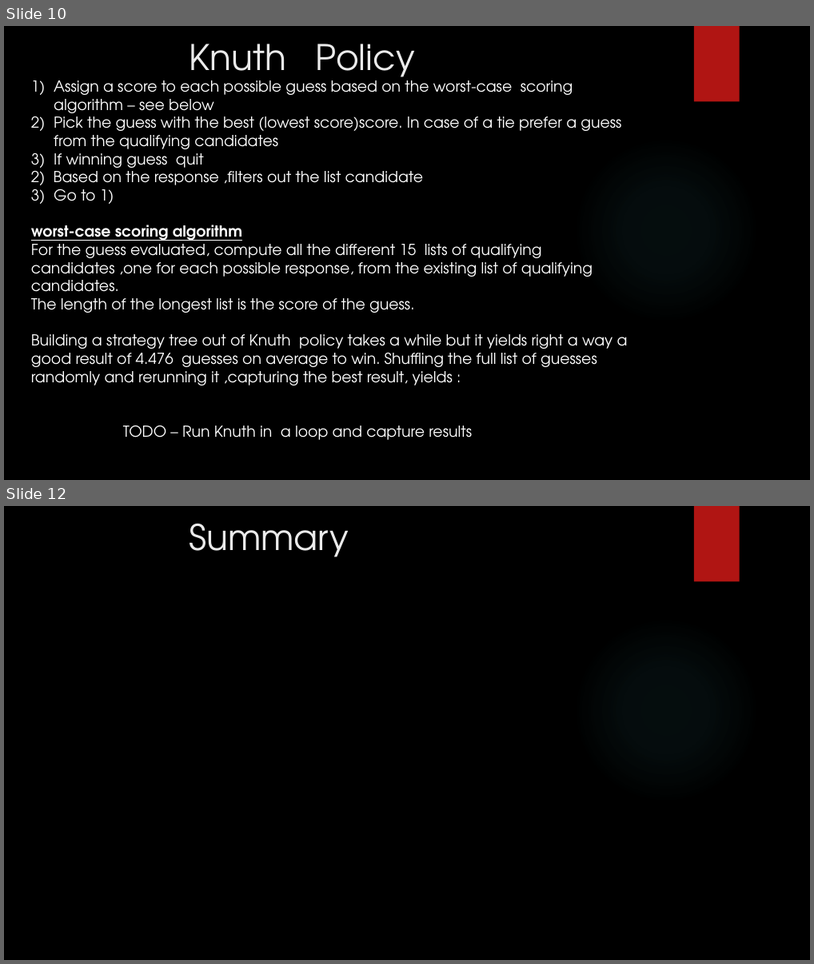
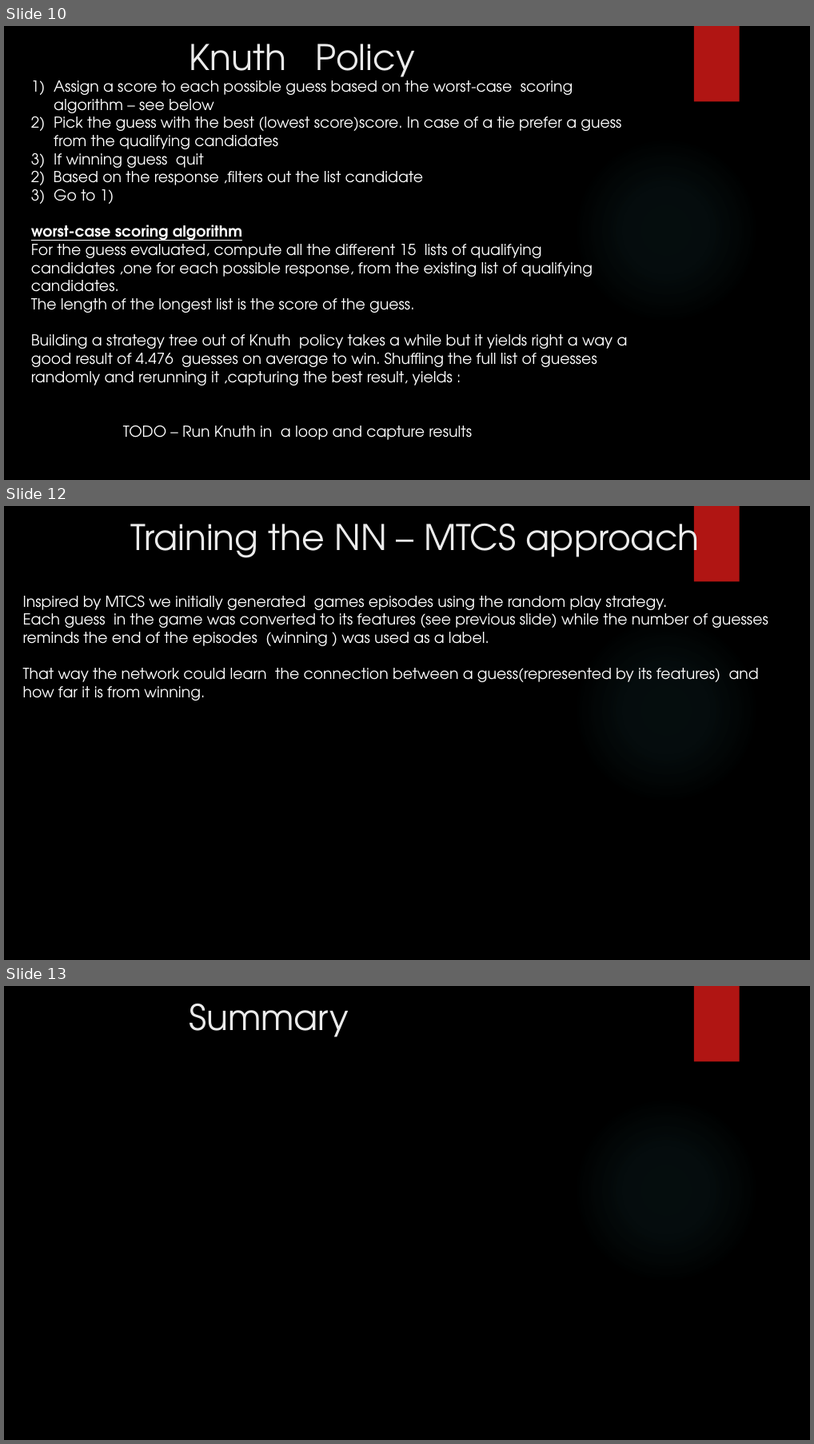
Before and after one commit to gilsh2/final_ai_project, a slide deck: ai_final_project_mastermind.pptx. Shown one above the other, each under a label of ours: slides 10 and 12 before the commit, slides 10, 12 and 13 after it; the slides between them are not shown. The pictures are 814x964 and 814x1444 pixels, drawn with LibreOffice and Linux fonts; fonts in the diff are those of the drawing; background and template pictures are left out. Boxes give left, top, right and bottom in pixels: in the first picture for what was removed or moved away, otherwise in the second. Text is boxed around its words. In the diff, an @@ line names an element or a change of style, - is before the commit and + after.

```diff
--- a/ai_final_project_mastermind.pptx
+++ b/ai_final_project_mastermind.pptx
@@ slide 12 added at <box>4,506,810,960</box>, background picture (left out); not listed: 2 template elements that a slide beside it also shows @@
@@ text added at <box>130,513,700,567</box>, 42 pt, text #EBEBEB @@
+Training the NN – MTCS approach
@@ text added at <box>23,595,769,700</box>, 18 pt, text #FFFFFF @@
+Inspired by MTCS we initially generated games episodes using the random play strategy.
+Each guess in the game was converted to its features (see previous slide) while the number of guesses reminds the end of the episodes (winning ) was used as a label.
+That way the network could learn the connection between a guess(represented by its features) and how far it is from winning.
@@ what was slide 12 is now slide 13 @@
```
Also in this commit, not shown: 1 other slide added, 1 slide removed.
